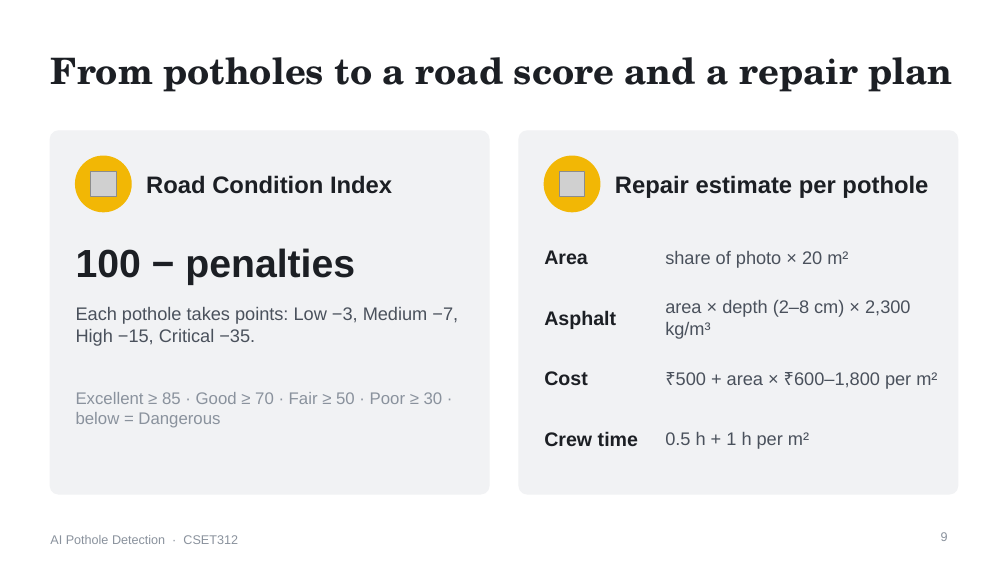
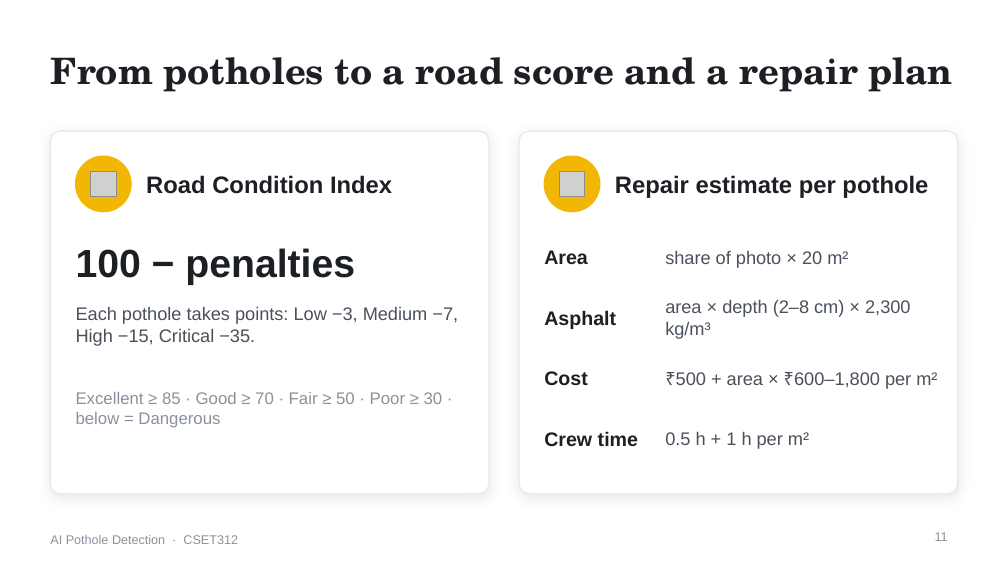
Before and after one commit to Rahulgurjar13/Ai-project-pothole-detection, a slide deck: slide 11 of Pothole_Detection_Presentation.pptx (slide 9 before the commit). Drawn at 1008x567 pixels with LibreOffice and Linux fonts; fonts in the diff are those of the drawing; grey boxes stand for pictures. Boxes give left, top, right and bottom in pixels: in the first picture for what was removed or moved away, otherwise in the second. Text is boxed around its words. In the diff, an @@ line names an element or a change of style, - is before the commit and + after.

```diff
--- a/Pothole_Detection_Presentation.pptx
+++ b/Pothole_Detection_Presentation.pptx
@@ rounded rectangle at box(50, 131, 489, 494): fill #F1F2F4 to #FFFFFF; outline #F1F2F4 1 pt to #E3E6EA 0.75 pt; shadow on; proportions changed @@
@@ rounded rectangle at box(519, 131, 958, 494): fill #F1F2F4 to #FFFFFF; outline #F1F2F4 1 pt to #E3E6EA 0.75 pt; shadow on; proportions changed @@
@@ page number at box(935, 532, 948, 541): text changed @@
-9
+11
```
Also in this commit, not shown: 9 other slides changed, 3 slides added.
